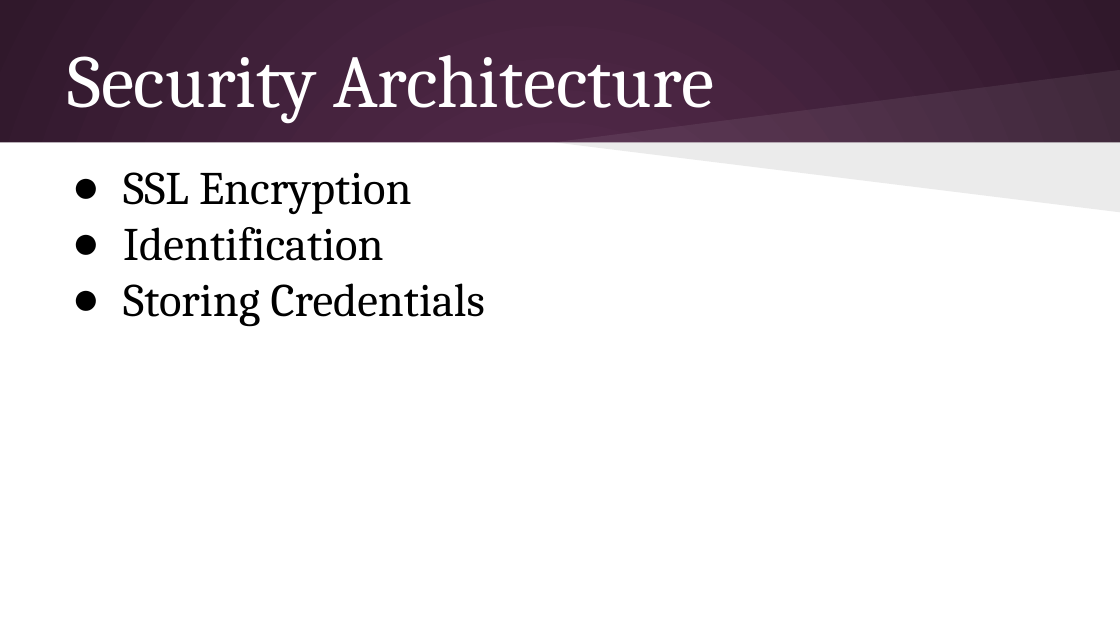
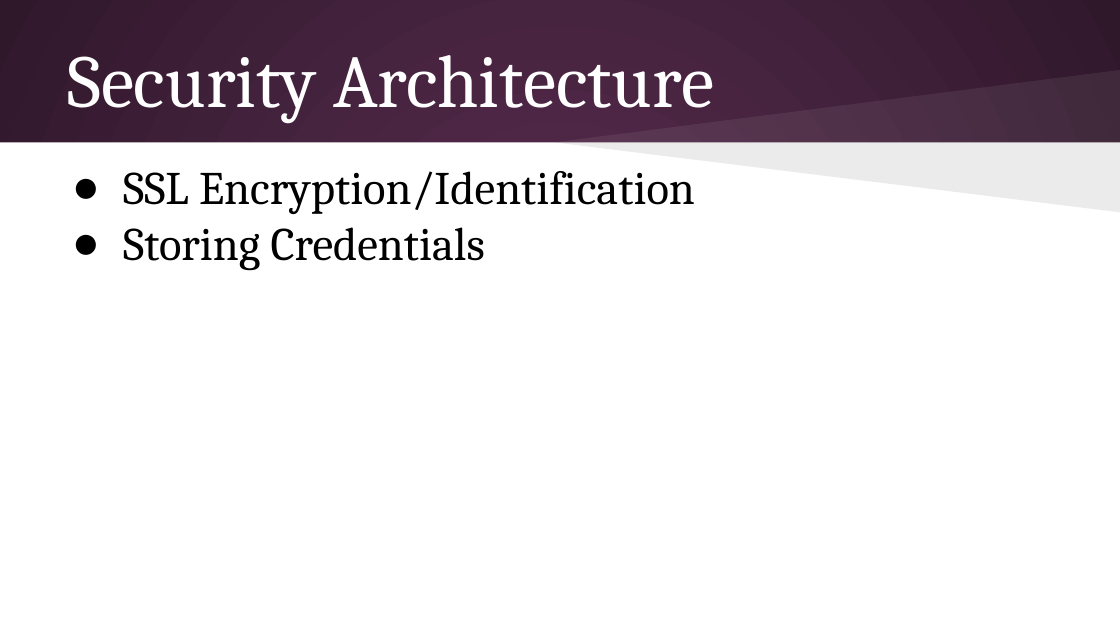
Before and after one commit to SArseneault/Math-App, a slide deck: slide 9 of Documentation/Design Specification/Design Specification Powerpoint.pptx (slide 10 before the commit). Drawn at 1120x630 pixels with LibreOffice and Linux fonts; fonts in the diff are those of the drawing. Boxes give left, top, right and bottom in pixels: in the first picture for what was removed or moved away, otherwise in the second. Text is boxed around its words. In the diff, an @@ line names an element or a change of style, - is before the commit and + after.

Commit message:
Updated Powerpoint

```diff
--- a/Documentation/Design Specification/Design Specification Powerpoint.pptx
+++ b/Documentation/Design Specification/Design Specification Powerpoint.pptx
@@ text at (x1=123, y1=171, x2=695, y2=214): text changed @@
-● SSL Encryption
-● Identification
+● SSL Encryption/Identification
```
Also in this commit, not shown: 3 other slides changed, 1 slide removed.
